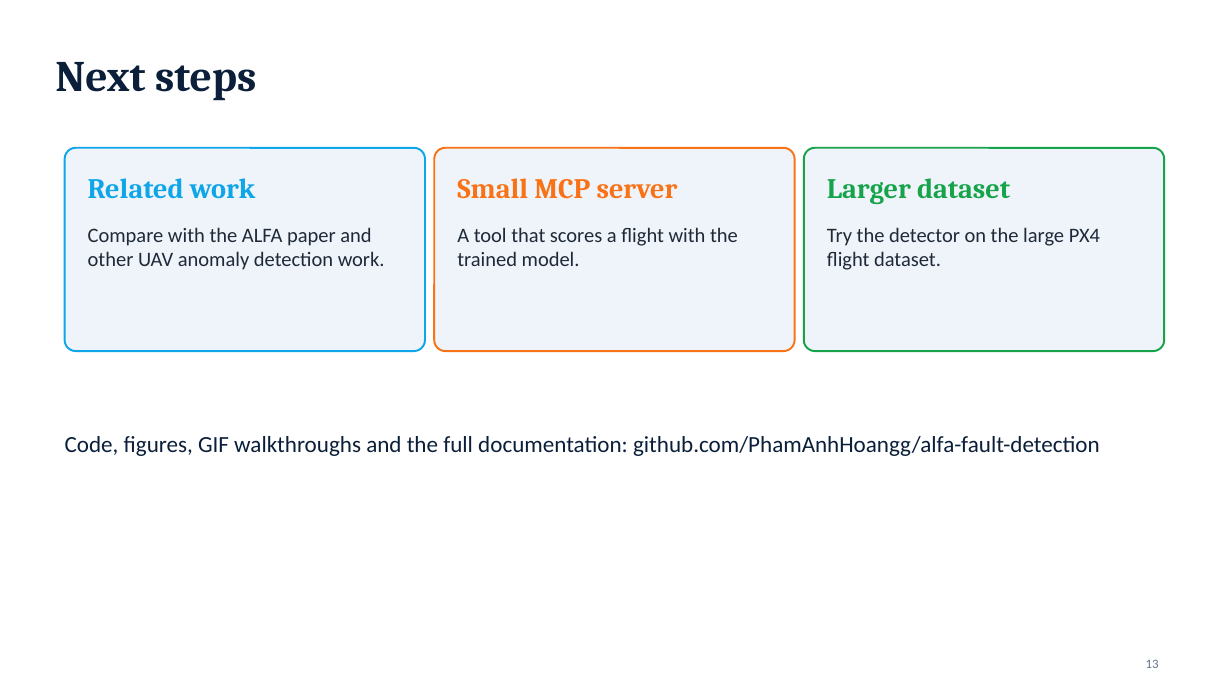
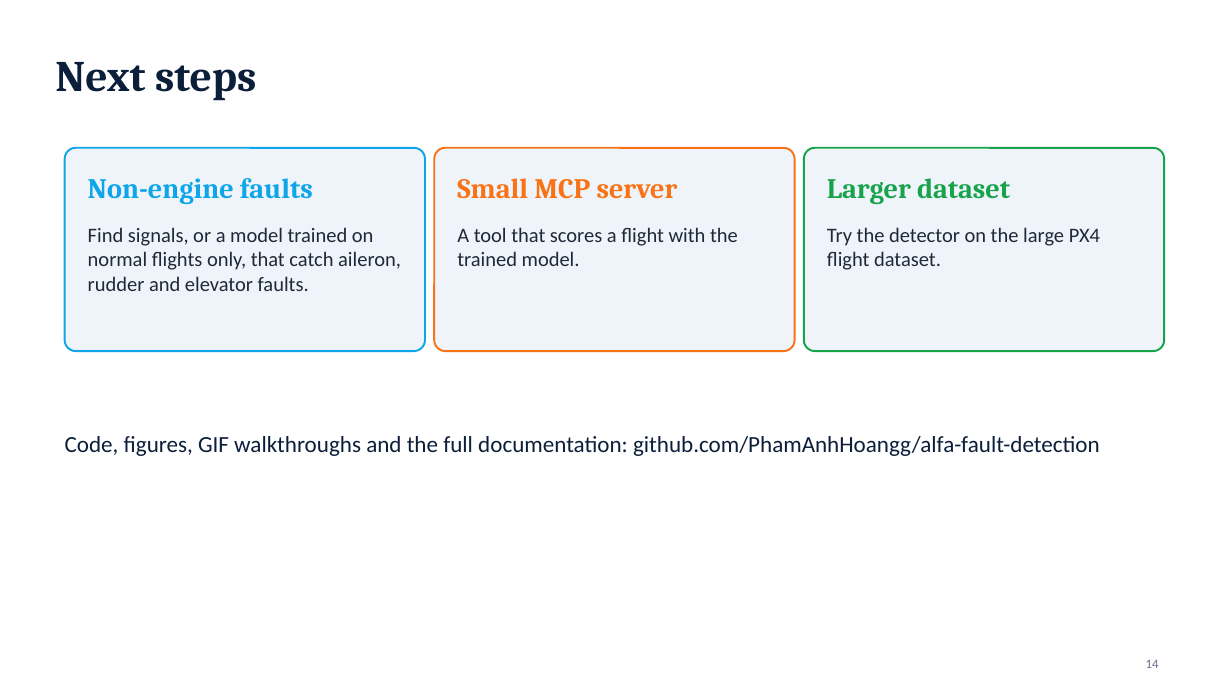
Before and after one commit to PhamAnhHoangg/alfa-fault-detection, a slide deck: slide 14 of docs/ALFA_fault_detection_presentation.pptx (slide 13 before the commit). Drawn at 1232x693 pixels with LibreOffice and Linux fonts; fonts in the diff are those of the drawing. Boxes give left, top, right and bottom in pixels: in the first picture for what was removed or moved away, otherwise in the second. Text is boxed around its words. In the diff, an @@ line names an element or a change of style, - is before the commit and + after.

Commit message:
Update presentation: new pictures, checks slide, wording fixes

```diff
--- a/docs/ALFA_fault_detection_presentation.pptx
+++ b/docs/ALFA_fault_detection_presentation.pptx
@@ text at <box>88,178,313,204</box>: text changed @@
-Related work
+Non-engine faults
@@ text at <box>88,227,401,291</box>: text changed @@
-Compare with the ALFA paper and other UAV anomaly detection work.
+Find signals, or a model trained on normal flights only, that catch aileron, rudder and elevator faults.
@@ page number at <box>1146,660,1159,668</box>: text changed @@
-13
+14
```
Also in this commit, not shown: 2 other slides changed, 1 slide added, 1 other file.
